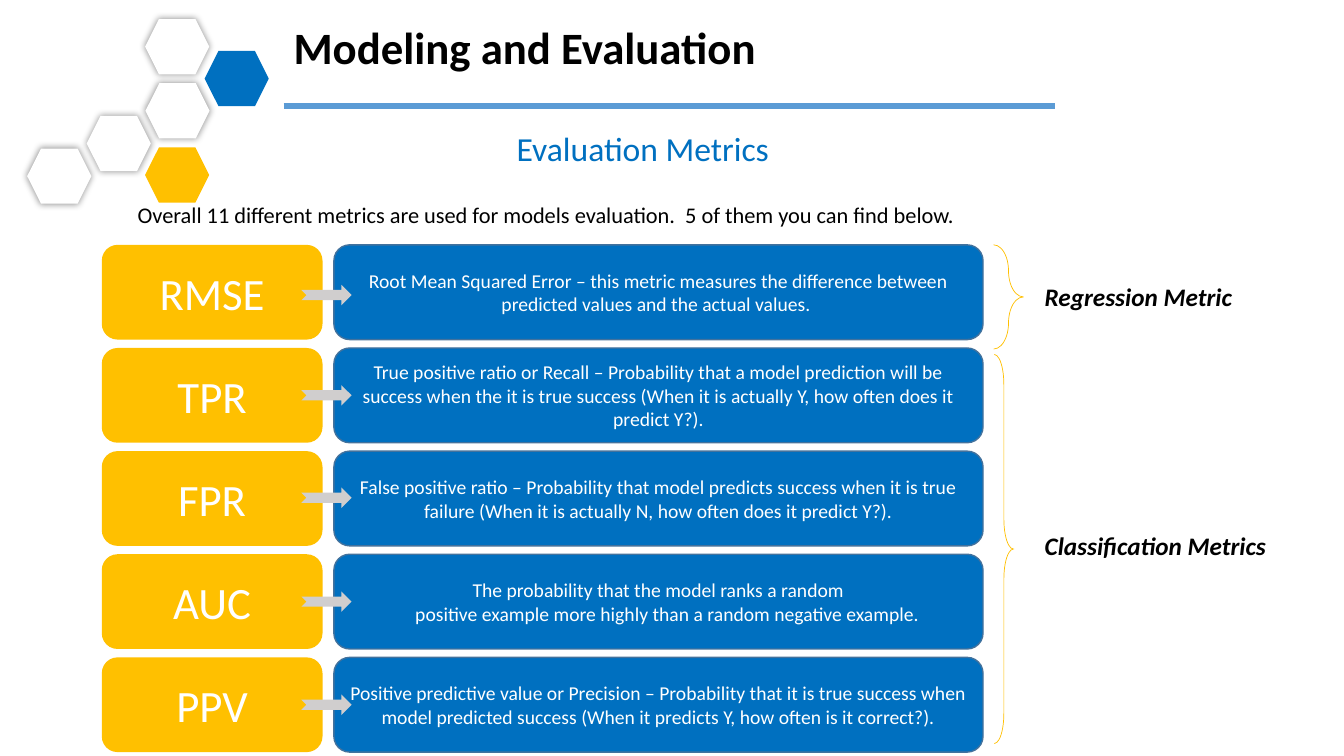
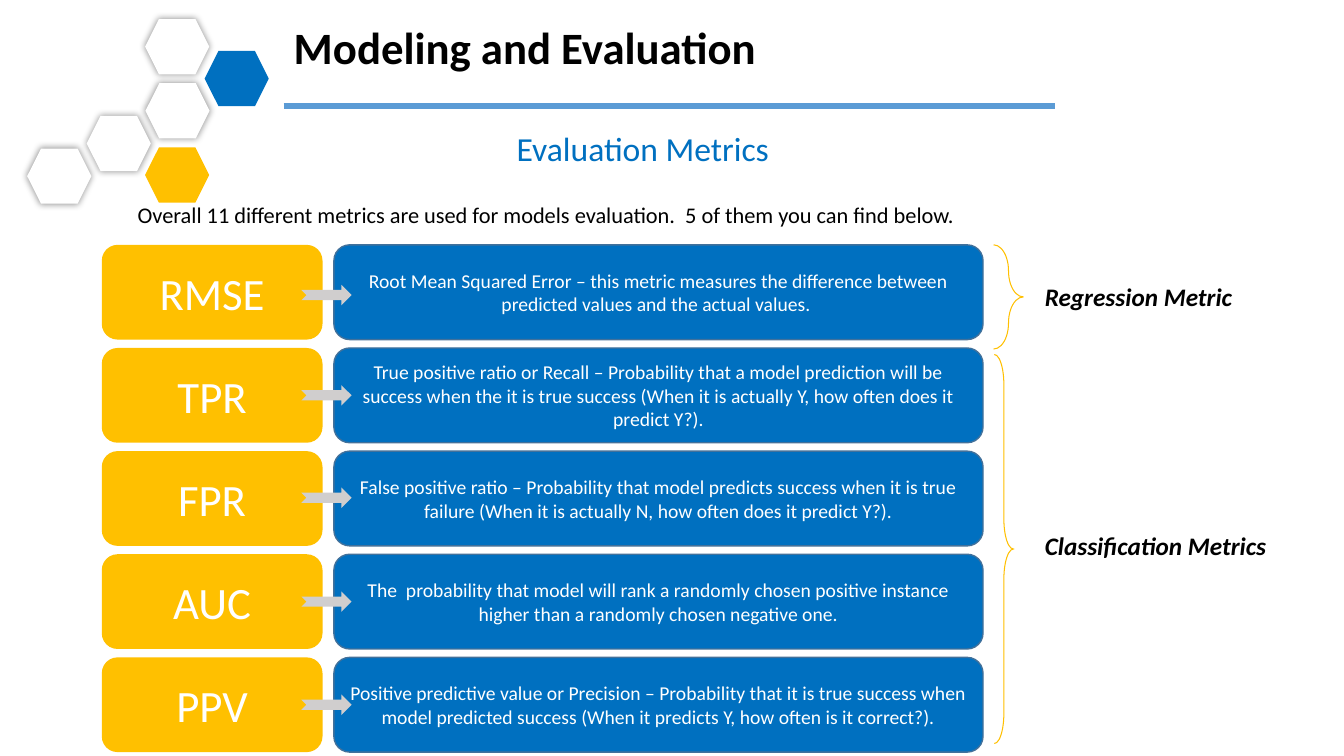
Before and after one commit to razmikmelikbekyan/market_share_prediction, a slide deck: slide 14 of PMI.pptx (slide 12 before the commit). Drawn at 1344x756 pixels with LibreOffice and Linux fonts; fonts in the diff are those of the drawing. Boxes give left, top, right and bottom in pixels: in the first picture for what was removed or moved away, otherwise in the second. Text is boxed around its words. In the diff, an @@ line names an element or a change of style, - is before the commit and + after.

Commit message:
typo correction in presentation

```diff
--- a/PMI.pptx
+++ b/PMI.pptx
@@ right brace at box(994, 245, 1024, 349): outline #FFC000 0.5 pt to #FFC000 0.75 pt @@
@@ right brace at box(994, 355, 1013, 744): outline #FFC000 0.5 pt to #FFC000 0.75 pt @@
@@ rounded rectangle "The probability that model will ..." at box(334, 555, 983, 649): outline #43739E 1 pt to #42719B 1 pt; proportions changed @@
@@ text in rounded rectangle at box(367, 583, 948, 625): text changed @@
-The probability that the model ranks a random
-positive example more highly than a random negative example.
+The probability that model will rank a randomly chosen positive instance higher than a randomly chosen negative one.
```
Also in this commit, not shown: 18 other slides changed, 4 slides added, 1 other file.
